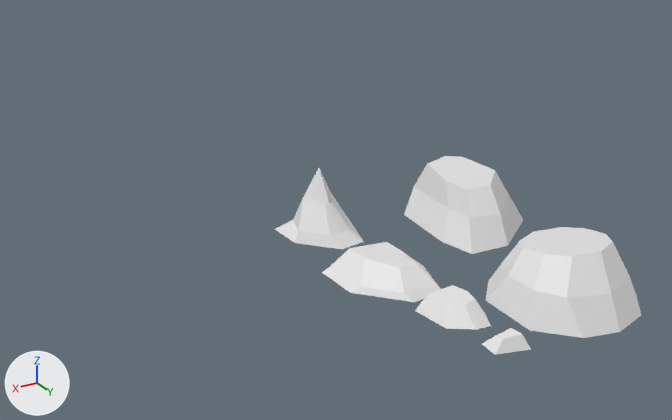
The FBX model Assets/3DModels/Mikko's Model/Rocks.fbx: old version first, new version second.
One viewpoint serves both versions: a 50 mm camera at (13.6, 24.5, 13.9) aimed at (-0.6, 0.8, 2.1). Every picture has the same lights, and +X, +Y and +Z are marked at lower left.
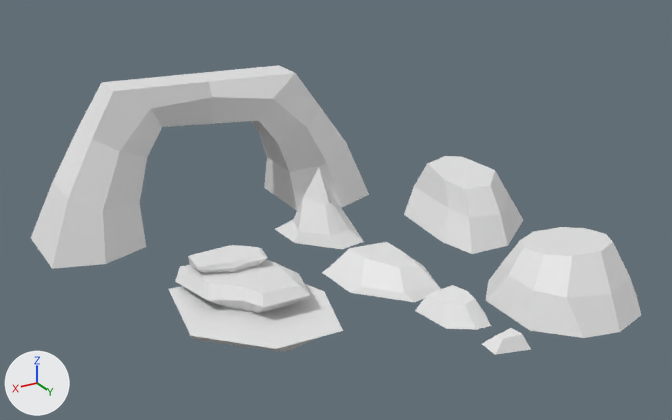
Boxes (x1, y1, x2, y2) around the edits, measured in the pictures (672 x 420 px):
'Rock Bridge', added: after (31, 65, 369, 269)
'RockBundle', added: after (169, 245, 343, 352)

The change in detail:
Mesh me_cube_000 is new.
It has 66 vertices, 50 faces and spans x -2.39..2.16, y -2.12..2.83, z -0.19..1.19.
Mesh me_cube is new.
It has 54 vertices, 48 faces and spans x -6.23..6.25, y -1.96..1.99, z -2.65..2.64.
Object 'RockBundle' (ob_rockbundle) is new; it shows me_cube_000.
Its location is (3.25, 1.99, 0.2).
Object 'Rock Bridge' (ob_rock_bridge) is new; it shows me_cube.
Its location is (1.21, -5.41, 2.66).
